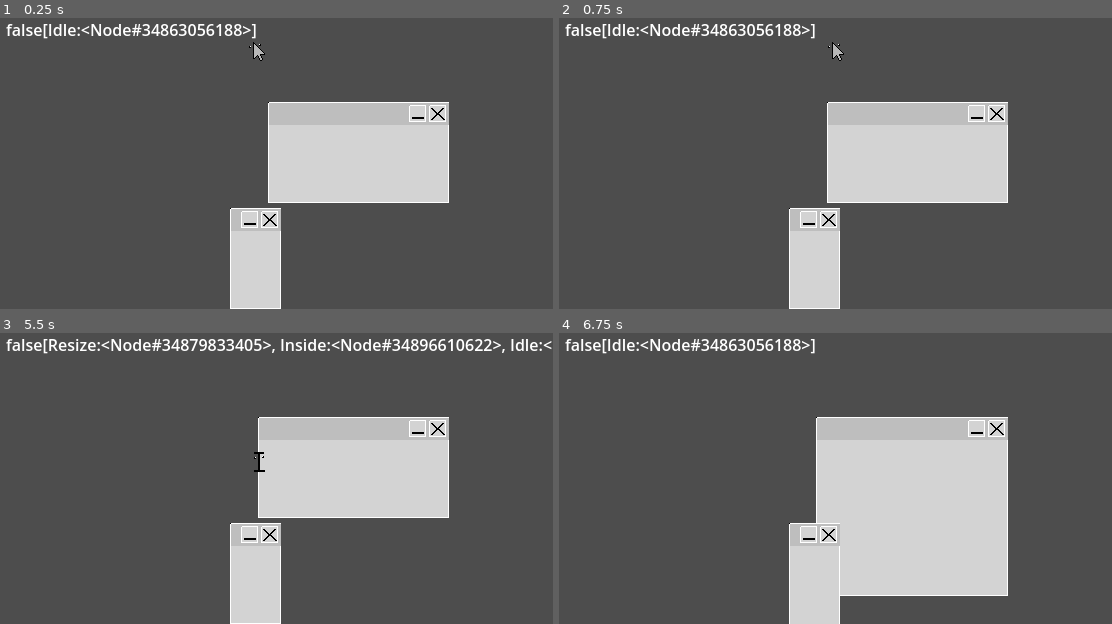
Above: before the commit, frames 1-4 (two rows, left to right).
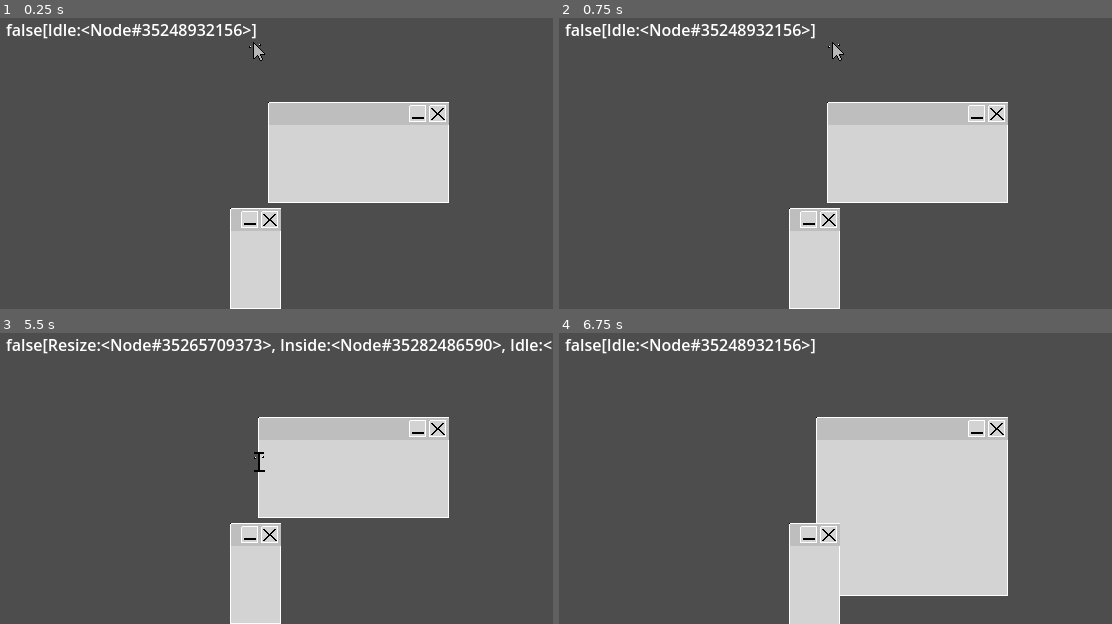
Above: after the commit, the same moments.

Repository: username123115/Clicky
Game: Godot game, scene res://intro.tscn
Two runs of this game, one before a commit and one after it. Both use one fixed random seed, a clock stepped at 60 frames per second and the inputs below.
Inputs:
- Up to frame 1 (0.25 s): no input
- Up to frame 2 (0.75 s): tap Enter at 0.5 s; hold L (move_right) from 0.53 s (still down); hold Z (grab) from 0.53 s (still down)
- Up to frame 3 (5.5 s): release L (move_right) at 1.28 s; release Z (grab) at 1.28 s; hold J (move_down) 1.28-2.03 s; tap Z (grab) at 1.35, 2.85, 4.35 s; tap Space at 2, 3.5 s; hold L (move_right) 2.03-2.78 s; hold Z (grab) 2.03-2.78 s; tap Enter at 2.75, 4.25 s; hold K (move_up) 2.78-3.53 s; hold Z (grab) 3.53-4.28 s; hold H (move_left) 3.53-5.03 s; hold J (move_down) from 5.03 s (still down); hold Z (grab) from 5.03 s (still down)
- Up to frame 4 (6.75 s): release J (move_down) at 5.78 s; release Z (grab) at 5.78 s; hold L (move_right) 5.78-6.53 s; tap Z (grab) at 5.85 s; tap Space at 6.5 s; hold K (move_up) from 6.53 s (still down); hold Z (grab) from 6.53 s (still down)

The runs differ from the first frame. In frame 1, 0.3% of the frame differs, in the area x 27-44%, y 2-7%; in frame 2, 0.3%; in frame 3, 0.8%, in the area x 30-89%, y 2-7%; in frame 4, 0.3%.

Commit message:
when in a window ignore processing entry on non window icons

Diff:
--- a/player/state_icon_interactions/sm_icons.gd
+++ b/player/state_icon_interactions/sm_icons.gd
@@ -11,6 +11,15 @@
 	EventBus.connect("icon_body_entered", _on_icon_enter)
 	EventBus.connect("icon_body_exited", _on_icon_exit)
 
+func node_is_in(parent, node):
+	var children = parent.get_children()
+	if len(children) == 0:
+		return false
+	if node in children:
+		return true
+	for child in children:
+		if node_is_in(child, node):
+			return true
 
 func _change_state(state_name: String) -> void:
 	# The base state_machine interface this node extends does most of the work.
@@ -25,7 +34,13 @@
 	#print(states_stack)
 
 func _on_icon_enter(icon, body):
+
 	if body != owner:
+		return
+
+	# prevent new icon hovers, exiting old icons is fine however
+	if (owner.in_window) and (not node_is_in(owner.window, icon)):
+		print("invalid")
 		return
 	# handle overlapping icons
 	if owner.in_icon:
@@ -37,9 +52,11 @@
 	owner.icon = icon
 	_change_state("inside")
 
+
 func _on_icon_exit(icon, body):
 	if body != owner:
 		return
+
 	if icon == owner.icon:
 		icon.unfocus()
 		# don't set this to false, find the next icon we entered and set that as active
